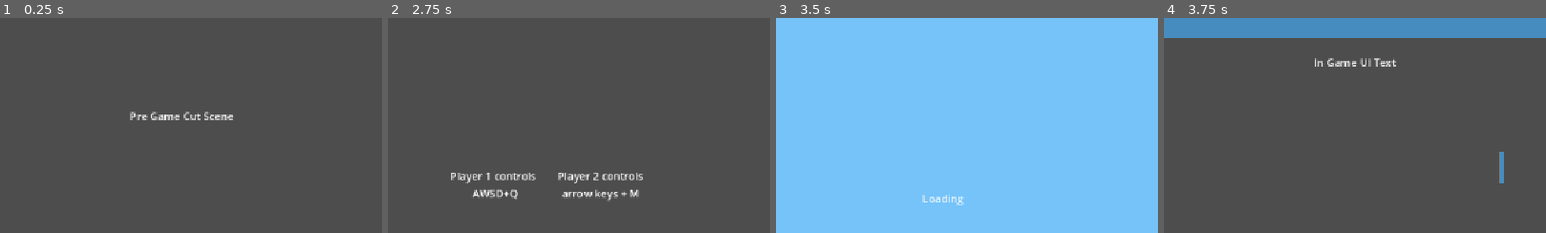
Above: before the commit, frames 1-4 (left to right).
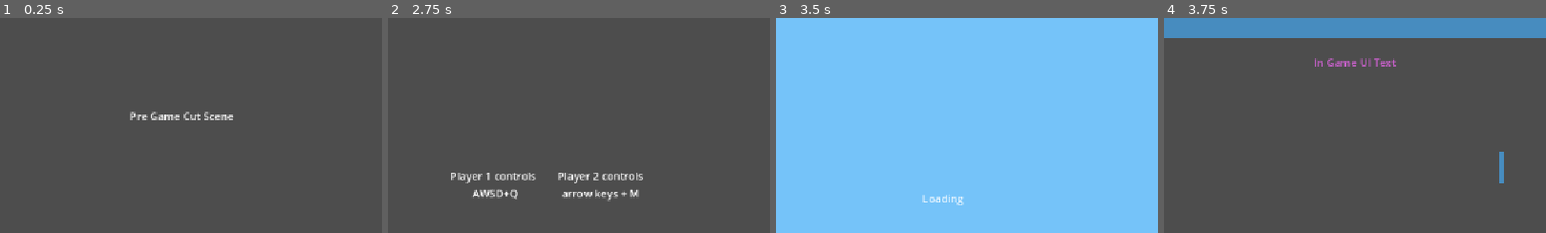
Above: after the commit, the same moments.

Repository: JoeyGiordano/TankTrouble2
Game: Godot game, scene res://game_container/game_container.tscn
Same seed, same stepped clock (60 frames per second), same inputs: the game is played once before the commit and once after it. The engine's default icon, where the game draws it, is replaced by a stand-in: a white triangle on a blue panel in a dark square.
Inputs:
- Up to frame 1 (0.25 s): no input
- Up to frame 2 (2.75 s): click "[CutSceneOver]" at 0.5 s; click "Play" at 1.25 s; tap Enter at 2 s; hold Up (ui_up) from 2.03 s (still down); hold Q (tank1_shoot) from 2.03 s (still down)
- Up to frame 3 (3.5 s): tap Space at 2.75 s; release Up (ui_up) at 2.78 s; release Q (tank1_shoot) at 2.78 s; hold Down (ui_down) from 2.78 s (still down); tap M (tank2_shoot) at 2.85 s
- Up to frame 4 (3.75 s): tap Enter at 3.5 s; release Down (ui_down) at 3.53 s; hold Up (ui_up) from 3.53 s (still down); hold Shift from 3.53 s (still down)
The pictures show only the part of the screen within x 27-77%, y 0-50%; the shares and areas given below are measured in that part.

Frames 1-3 are identical in both runs. In frame 4, 0.4% of the frame differs, in the area x 39-61%, y 18-23%.

Commit message:
Prep for game_loop() implementation
Implementing game_loop() will include overhauling all signal use into signal bus. It should also mostly clean out GameManager or at least make it much more understandable whats going on there. I might move some stuff there into a Players autoload but tbd.

Diff:
--- /dev/null
+++ b/autoloads/Debug.gd
@@ -0,0 +1,40 @@
+extends Node
+class_name _Debug
+
+### AUTOLOAD
+
+### Debug ###
+## This autoload stores permanent debug tools for easy ubiquitous access
+
+func _process(_delta):
+	#quit if DEBUG_QUIT key pressed - DEBUG
+	if Input.is_action_pressed("DEBUG_QUIT") : get_tree().quit()
+
+## Signal viewing ##
+
+func print_node_signal_connections(node : Node, do_print : bool = true) -> String :
+	# Iterate over all signals defined in this node and print their connections
+	var output : String = "" # prep to store the printed strings
+	for _signal in node.get_signal_list(): # cycle through every signal in the node
+		output += "Signal: " + _signal.name + "\n" + "---" + "\n" # store header
+		var connections = node.get_signal_connection_list(_signal.name) # get the signal's connections
+		for c in connections : # cycle through every connection (array of dicts)
+			var method_name = str(c.get("callable", "_")) # the connected method
+			var flags = str(c.get("flags", "_")) # the flags associated with the connected method
+			output += method_name + "\t\t\t" + flags + "\n" # store the connection info
+		output += "-------------" + "\n" # store footer
+	if do_print : print(output) # print
+	return output
+
+func print_signal_connections(s : Signal, do_print : bool = true) -> String :
+	#print all connections to the signal s, return the printout string, optionally don't print
+	var output : String = "" # prep to store the printed strings
+	output += "Signal: " + s.get_name() + "\n" + "---" + "\n" # store header
+	var connections = s.get_connections() # get the signal's connections
+	for c in connections :  # cycle through every connection (array of dicts)
+		var method_name = str(c.get("callable", "_")) # the connected method
+		var flags = str(c.get("flags", "_")) # the flags associated with the connected method
+		output += method_name + "\t\t\t" + flags + "\n" # store the connection info
+	output += "-------------" + "\n" # store footer
+	if do_print : print(output) # print
+	return output
--- a/autoloads/GameManager.gd
+++ b/autoloads/GameManager.gd
@@ -15,11 +15,19 @@
 signal begin_round
 signal end_round
 
-func _process(_delta) :
-	#if in_game :
-	#	$Debug_label.text = player(2).stats.as_string()
-	#else : $Debug_label.text = ""
+## temp func for now, for serious implementation later
+func game_loop() :
+	#await players_ready
+	#before_first_level_stuff()
+	#for ...
+	#	start_level()
+	#	await all_tanks_died
+	#	clear_level()
+	#	end level()
+	#show_victory_screen()
+	# or something like that
 	pass
+
 
 func players_ready() :
 	#called when the players finish readying up in the ready_up shell_scene
@@ -60,11 +68,10 @@
 	ShellSceneManager.switch_overlay_panel(Ref.loading)
 	var timer = get_tree().create_timer(0.7)
 	await timer.timeout
-	#ShellSceneManager.switch_active_scene(Ref.get("test_level_" + str(randi_range(0,2))))
 	ShellSceneManager.switch_active_scene(Ref.game_shell_scene)
 	LevelLoader.next_level()
 	Global.ActiveLevelManager().spawn_players()
-	ShellSceneManager.close_overlay_panel()
+	ShellSceneManager.close_overlay_panel() # close loading overlay
 	in_game = true
 	begin_round.emit()
 
--- a/autoloads/Global.gd
+++ b/autoloads/Global.gd
@@ -28,19 +28,6 @@
 @onready var Players : Node = get_node("/root/GameContainer/Game/Players")
 @onready var Entities : Node = get_node("/root/GameContainer/Game/Entities")
 
-## Methods
-
-func _ready() :
-	GameManager.end_round.connect(test1)
-	GameManager.end_round.connect(test2, CONNECT_ONE_SHOT)
-
-func _process(_delta):
-	#quit if DEBUG_QUIT key pressed - DEBUG
-	if Input.is_action_pressed("DEBUG_QUIT") : get_tree().quit()
-
-func test1() : pass
-func test2() : pass
-
 ## Getters
 
 func ActiveShellScene() -> Node :
--- a/autoloads/Utility.gd
+++ b/autoloads/Utility.gd
@@ -22,59 +22,3 @@
 			holder_node.get_child(0).queue_free()
 			holder_node.remove_child(holder_node.get_child(0))
 		_ : print("Utility.replace_scene_in_holder() used on holder node " + holder_node.name + " with more than one child. " + holder_node.name + " had " + str(holder_node.get_child_count) + " children." )
-
-### Debug Helpers ###
-
-func print_node_signal_connections(node : Node, do_print : bool = true) -> String :
-	# Iterate over all signals defined in this node and print their connections
-	var output : String = "" # prep to store the printed strings
-	for _signal in node.get_signal_list(): # cycle through every signal in the node
-		if do_print : print("Signal: " + _signal.name + "\n" + "---") # print header
-		output += "Signal: " + _signal.name + "\n" + "---" + "\n" # store header
-		var connections = node.get_signal_connection_list(_signal.name) # get the signal's connections
-		for c in connections : # cycle through every connection (array of dicts)
-			var method_name = str(c.get("callable", "_")) # the connected method
-			var flags = str(c.get("flags", "_")) # the flags associated with the connected method
-			if do_print : print(method_name + "\t\t\t" + flags) # print the connection info
-			output += method_name + "\t\t\t" + flags + "\n" # store the connection info
-		if do_print : print("-------------") # print footer
-		output += "-------------" + "\n" # store footer
-	return output
-
-func print_signal_connections(s : Signal, do_print : bool = true) -> String :
-	#print all connections to the signal s, return the printout string, optionally don't print
-	var output : String = "" # prep to store the printed strings
-	if do_print : print("Signal: " + s.get_name() + "\n" + "---") # print header
-	output += "Signal: " + s.get_name() + "\n" + "---" + "\n" # store header
-	var connections = s.get_connections() # get the signal's connections
-	for c in connections :  # cycle through every connection (array of dicts)
-		var method_name = str(c.get("callable", "_")) # the connected method
-		var flags = str(c.get("flags", "_")) # the flags associated with the connected method
-		if do_print : print(method_name + "\t\t\t" + flags) # print the connection info
-		output += method_name + "\t\t\t" + flags + "\n" # store the connection info
-	if do_print : print("-------------") # print footer
-	output += "-------------" + "\n" # store footer
-	return output
-
-## Duplicates
-
-func _print_node_signal_connections(node : Node, do_print : bool = true) :
-	# Iterate over all signals defined in this node and print their connections
-	for _signal in node.get_signal_list(): # cycle through every signal in the node
-		print("Signal: " + _signal.name + "\n" + "---") # print header
-		var connections = node.get_signal_connection_list(_signal.name) # get the signal's connections
-		for c in connections : # cycle through every connection (array of dicts)
-			var method_name = str(c.get("callable", "_")) # the connected method
-			var flags = str(c.get("flags", "_")) # the flags associated with the connected method
-			print(method_name + "\t\t\t" + flags) # print the connection info
-		print("-------------") # print footer
-
-func _print_signal_connections(s : Signal) :
-	#print all connections to the signal s, return the printout string, optionally don't print
-	print("Signal: " + s.get_name() + "\n" + "---") # print header
-	var connections = s.get_connections() # get the signal's connections
-	for c in connections :  # cycle through every connection (array of dicts)
-		var method_name = str(c.get("callable", "_")) # the connected method
-		var flags = str(c.get("flags", "_")) # the flags associated with the connected method
-		print(method_name + "\t\t\t" + flags) # print the connection info
-	print("-------------") # print footer
--- a/shell_scenes/game_shell_scene.tscn
+++ b/shell_scenes/game_shell_scene.tscn
@@ -5,6 +5,7 @@
 anchors_preset = 0
 
 [node name="Label" type="Label" parent="."]
+modulate = Color(0.839216, 0.388235, 0.85098, 1)
 layout_mode = 0
 offset_left = 533.0
 offset_top = 55.0
Not shown, added: autoloads/Debug.gd.uid
